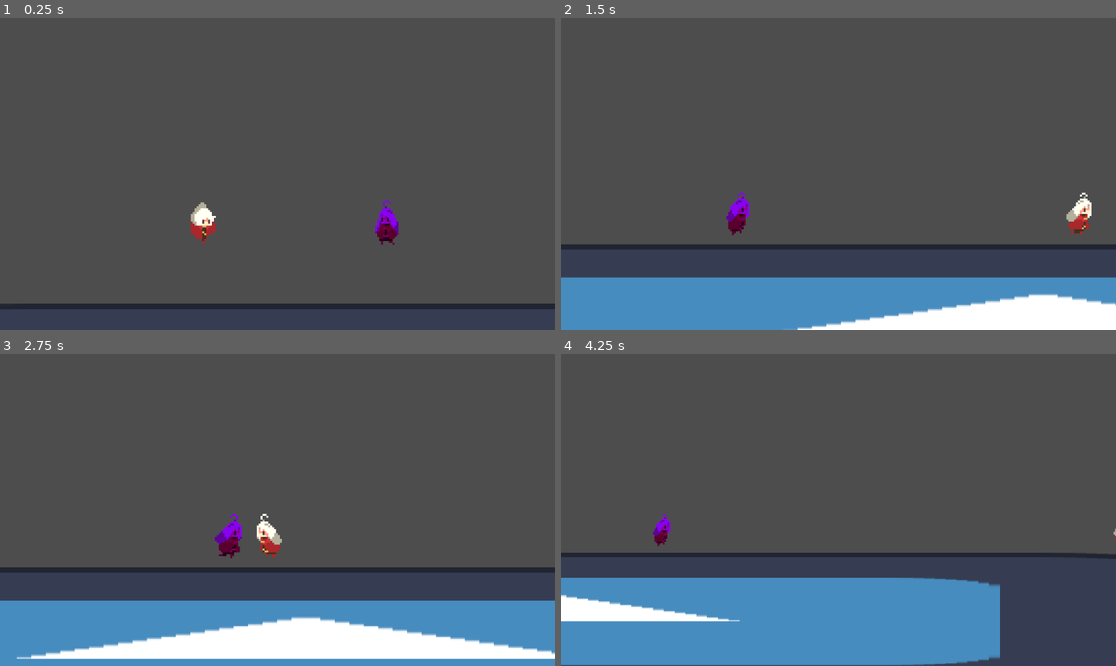
Above: before the commit, frames 1-4 (two rows, left to right).
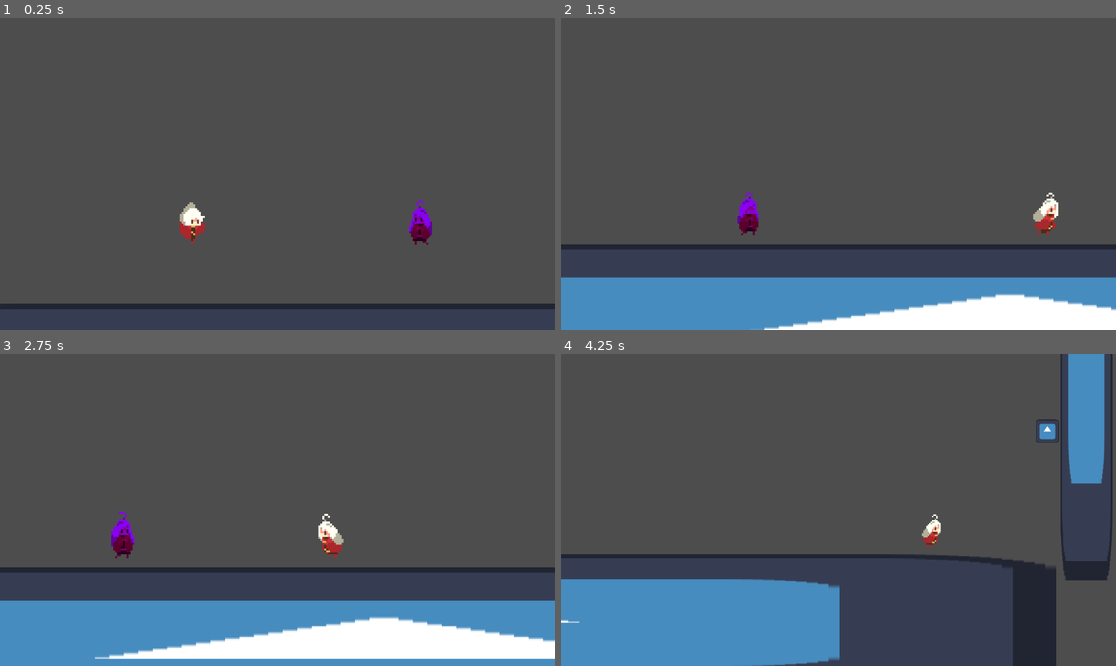
Above: after the commit, the same moments.

Repository: NoelKTheBest/orb-platformer
Game: Godot game, scene res://main.tscn
The game is run twice, just before and just after one commit, with the same random seed, the same clock (stepped at 60 frames per second) and the same inputs. The engine's default icon, where the game draws it, is replaced by a stand-in: a white triangle on a blue panel in a dark square.
Inputs:
- Up to frame 1 (0.25 s): no input
- Up to frame 2 (1.5 s): tap Enter (ui_accept) at 0.5, 0.77 s; hold D (move_right) from 0.53 s (still down); tap Down (aim_down) at 0.6 s; tap Left (aim_left) at 1.35 s
- Up to frame 3 (2.75 s): tap Enter (ui_accept) at 1.52 s; release D (move_right) at 2.03 s; hold A (move_left) from 2.03 s (still down); tap Right (aim_right) at 2.1 s
- Up to frame 4 (4.25 s): release A (move_left) at 2.78 s; hold D (move_right) from 2.78 s (still down); tap Up (aim_up) at 2.85 s; tap Enter (ui_accept) at 3.02, 3.77 s; tap F (fire) at 3.6 s

The runs differ from the first frame. In frame 1, 1.3% of the frame differs, in the area x 32-78%, y 58-73%; in frame 2, 2.5%; in frame 3, 5.0%; in frame 4, 18%, in the area x 0-100%, y 0-100%.

Commit message:
Update test_enemy.gd

Diff:
--- a/open-the-portal/scenes/test_enemy.gd
+++ b/open-the-portal/scenes/test_enemy.gd
@@ -2,6 +2,7 @@
 
 signal enemy_on_screen()
 
+var monitor_player_position
 var player_position
 ## Distance from the player where enemy starts attacking
 @export var attack_distance : int = 30
@@ -15,38 +16,37 @@
 # Called every frame. 'delta' is the elapsed time since the previous frame.
 func _process(delta: float) -> void:
 	if !$AnimationPlayer.is_playing(): $AnimationPlayer.play("idle")
+	if velocity.x < 0: $Sprite2D.flip_h = true
+	elif velocity.x > 0: $Sprite2D.flip_h = false
 
 
 func _physics_process(delta: float) -> void:
-	var target_position = (player_position - position)
-	var distance_to = position.distance_squared_to(player_position)
-
-	velocity.x = target_position.normalized().x * speed
-
 	if not is_on_floor():
 		velocity += get_gravity() * delta
 
+	if monitor_player_position:
+		var direction
+		var target_position = (player_position - position).normalized()
+		var distance_to = position.distance_squared_to(player_position)
+
+		velocity.x = target_position.x * speed
+	else:
+		velocity.x = move_toward(velocity.x, 0, speed)
+
 	# We need a better way to detect the player's direction relative to the enemy
 	# Copy code from warrior script in wombo combo
-	if velocity.x > 0:
+	if velocity.x != 0:
 		$AnimationPlayer.play("run")
 	elif velocity.x == 0:
 		$AnimationPlayer.play("idle")
 
 	move_and_slide()
 
-	if target_position.x < 0: $Sprite2D.flip_h = true
-	elif target_position.x > 0: $Sprite2D.flip_h = false
-
 
 func _on_area_2d_body_entered(body: Node2D) -> void:
 	#print("an orb is close")
 	$AnimationPlayer.stop()
 	$AnimationPlayer.play("block")
-
-
-func get_player_position(player_pos : Vector2):
-	player_position = player_pos
 
 
 func _on_visible_on_screen_notifier_2d_screen_entered() -> void:
@@ -64,12 +64,12 @@
 
 func _on_player_detection_area_body_entered(body: Node2D) -> void:
 	if body.is_in_group("Player"):
-		player_position = body.position
+		monitor_player_position = true
 
 
 func _on_player_detection_area_body_exited(body: Node2D) -> void:
 	if body.is_in_group("Player"):
-		player_position = position
+		monitor_player_position = false
 
 
 func _on_player_attack_area_body_entered(body: Node2D) -> void:
